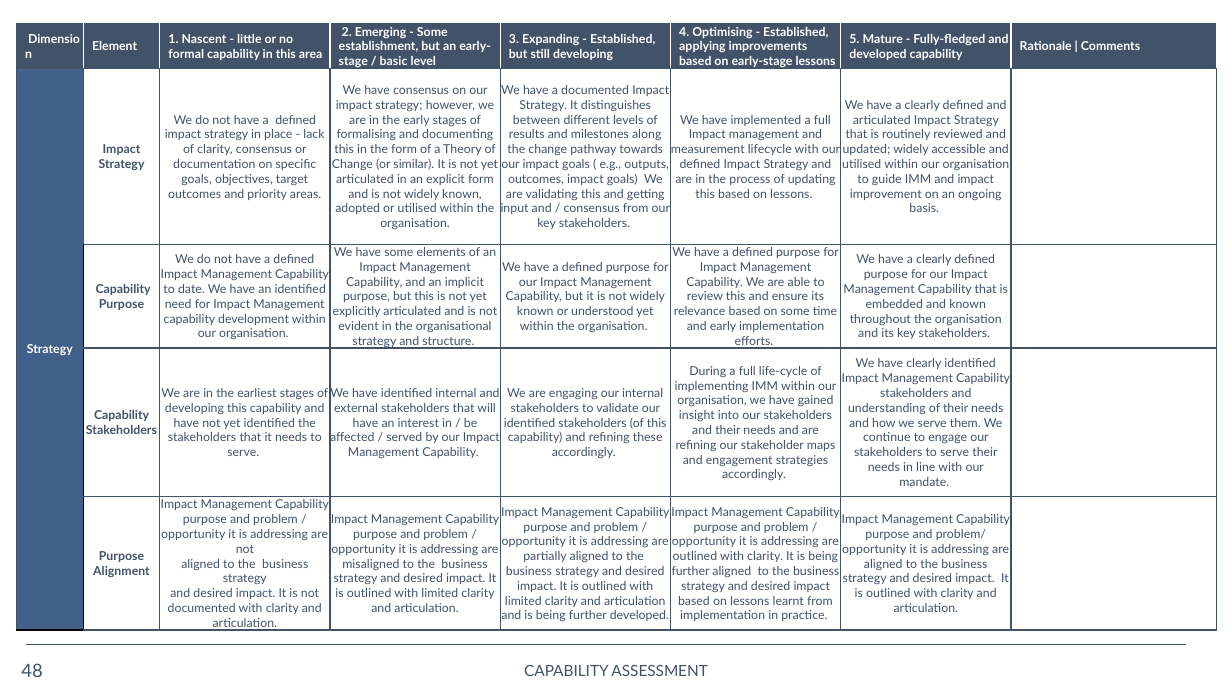
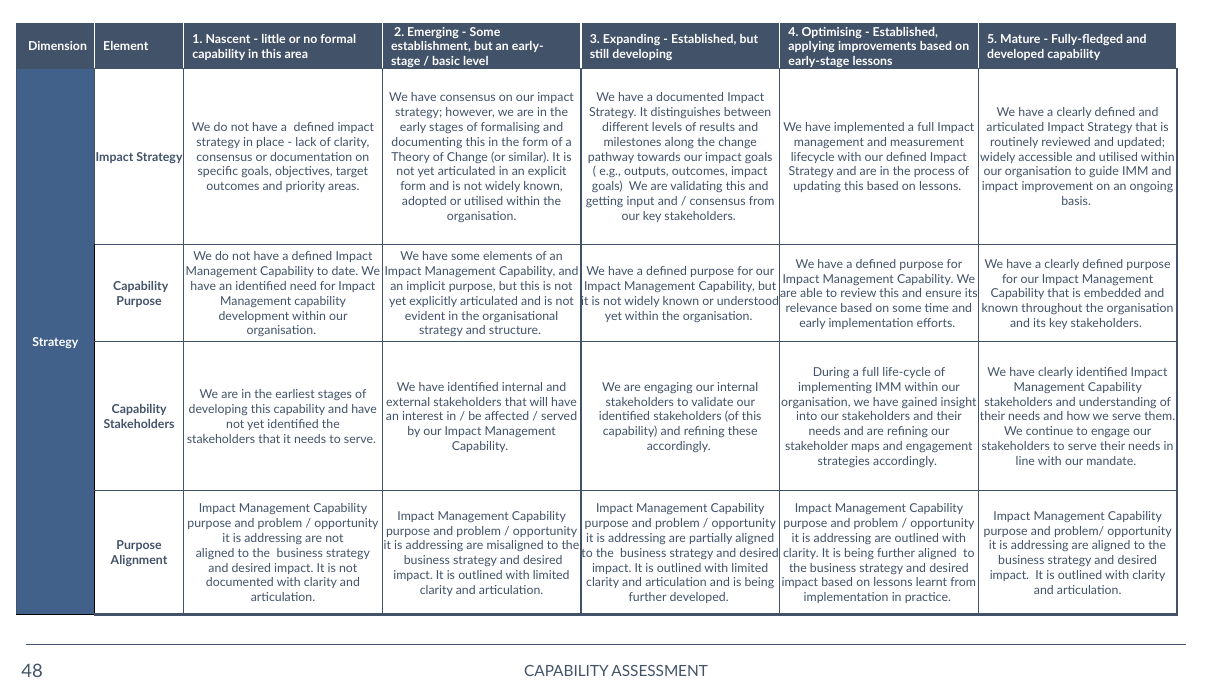
Before and after one commit to opus-meum/power-automate, a slide deck: slide 48 of Capability Assessment Report.pptx. Drawn at 1232x693 pixels with LibreOffice and Linux fonts; fonts in the diff are those of the drawing; background and template pictures are left out. Boxes give left, top, right and bottom in pixels: in the first picture for what was removed or moved away, otherwise in the second. Text is boxed around its words. In the diff, an @@ line names an element or a change of style, - is before the commit and + after.

```diff
--- a/Capability Assessment Report.pptx
+++ b/Capability Assessment Report.pptx
@@ table at [17, 23, 1175, 614] @@
-column 8: Rationale | Comments |  |  |  | 
@@ table: place and size @@
-table at [17, 23, 1219, 634]
+table at [17, 23, 1175, 614]
```
Also in this commit, not shown: 8 other slides changed, 1 other file.
